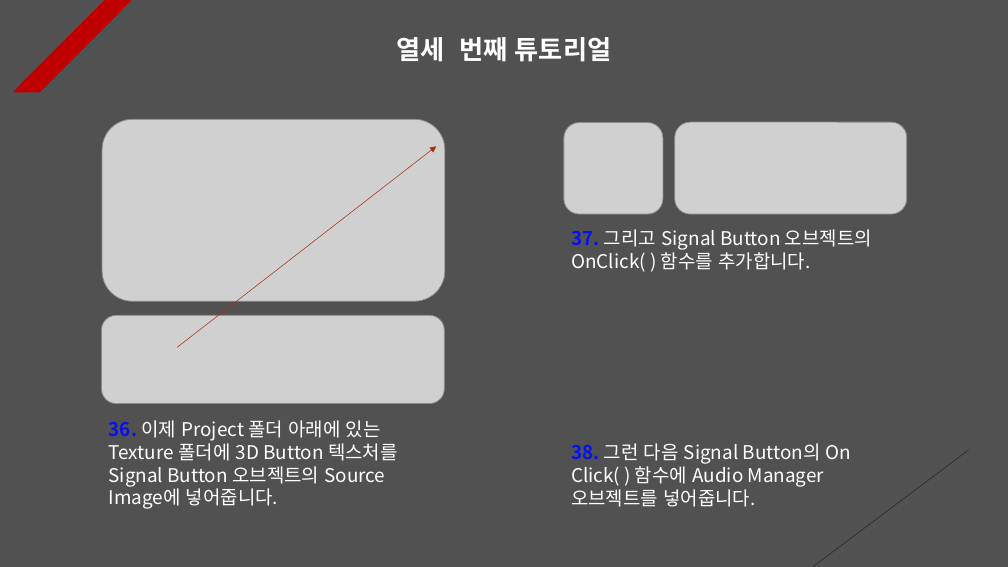
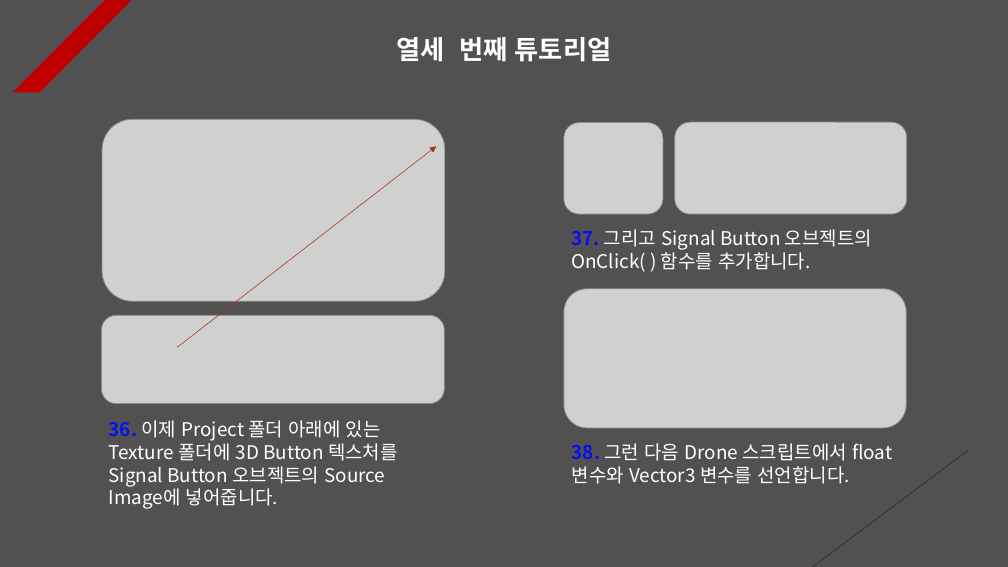
Before and after one commit to Unity2033/3D-UnityEngine, a slide deck: slide 13 of Assets/Sound/PPT Data/Sound Example.pptx. Drawn at 1008x567 pixels with LibreOffice and Linux fonts; fonts in the diff are those of the drawing; grey boxes stand for pictures. Boxes give left, top, right and bottom in pixels: in the first picture for what was removed or moved away, otherwise in the second. Text is boxed around its words. In the diff, an @@ line names an element or a change of style, - is before the commit and + after.

```diff
--- a/Assets/Sound/PPT Data/Sound Example.pptx
+++ b/Assets/Sound/PPT Data/Sound Example.pptx
@@ picture added at (564,289,907,428) @@
@@ text at (572,443,892,484): text changed @@
-38. 그런 다음 Signal Button의 On Click( ) 함수에 Audio Manager 오브젝트를 넣어줍니다.
+38. 그런 다음 Drone 스크립트에서 float 변수와 Vector3 변수를 선언합니다.
```
Also in this commit, not shown: 1 other slide changed, 5 slides added, 11 other files.
